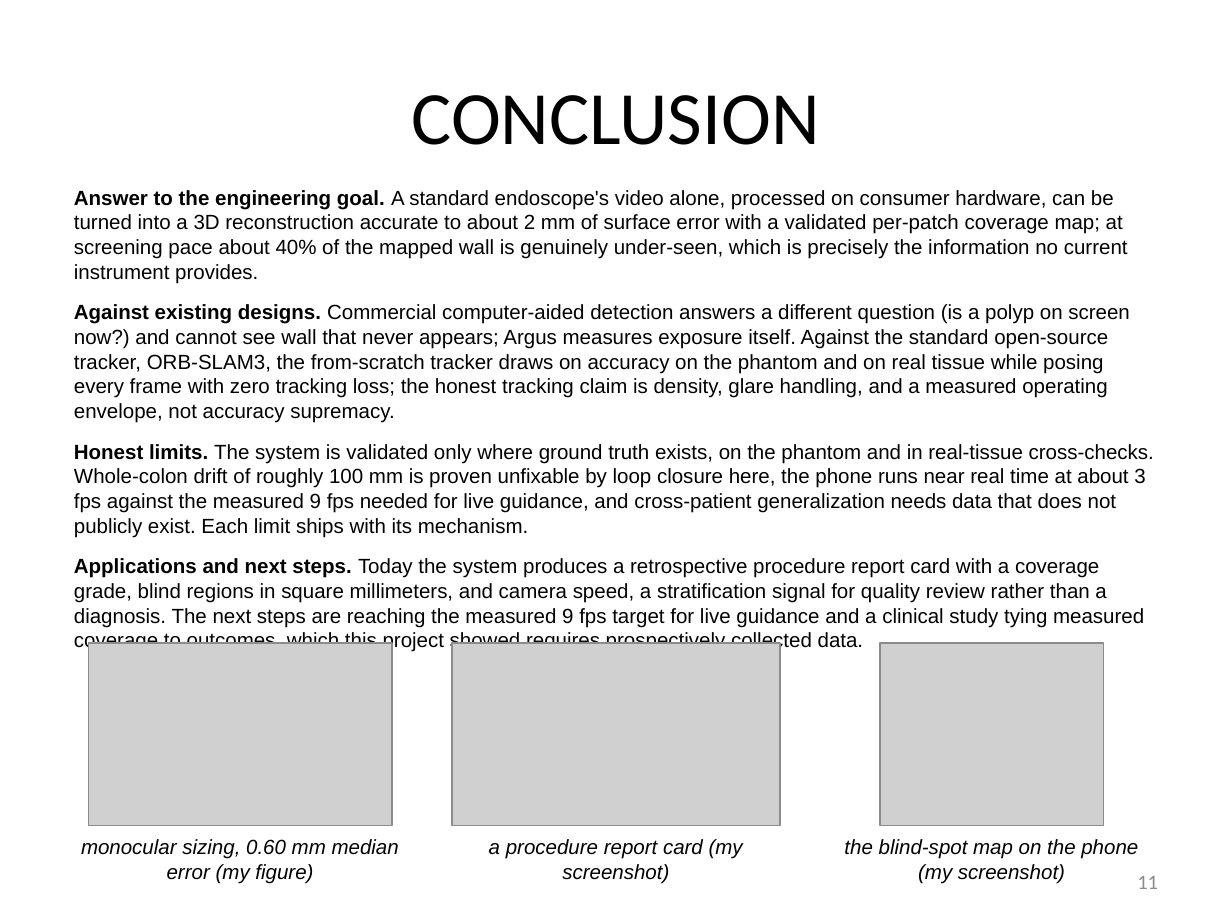
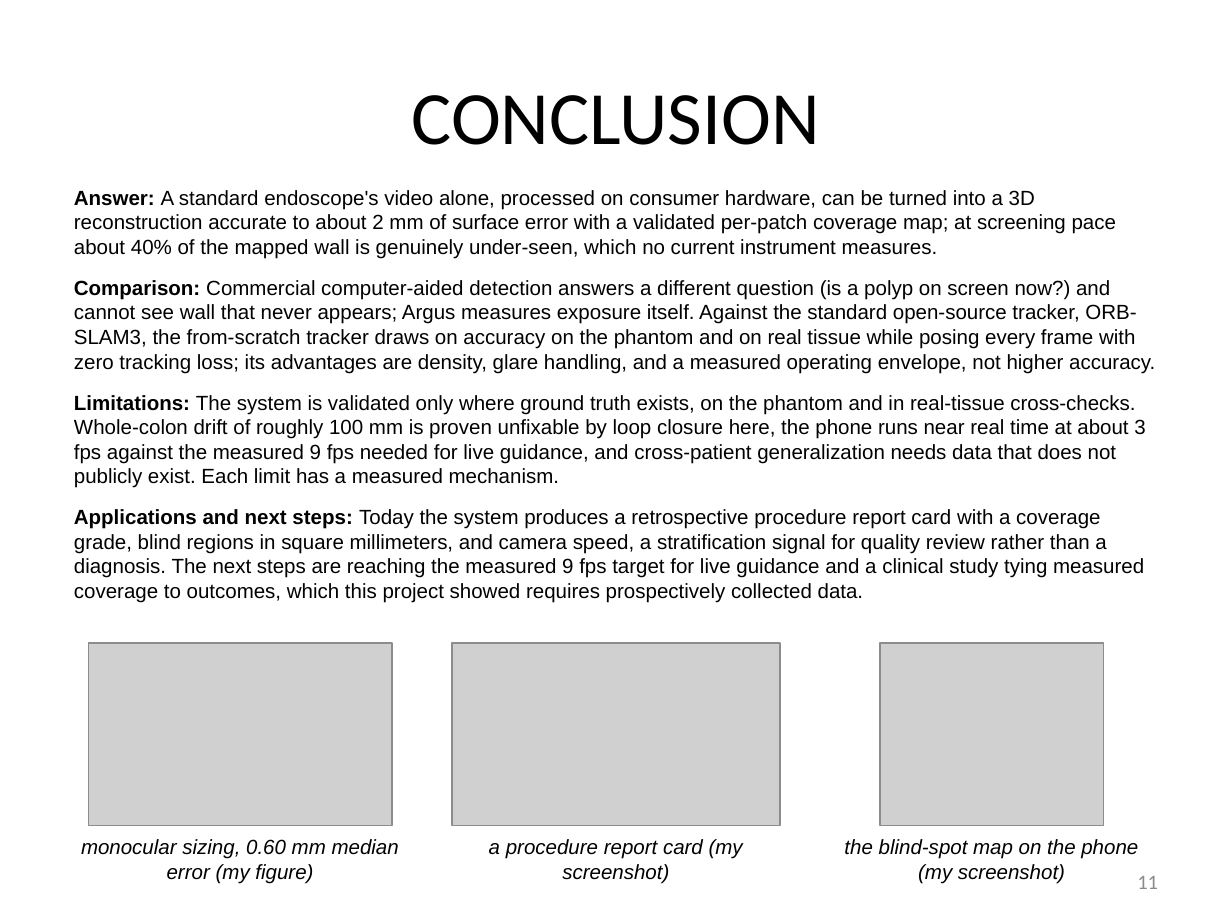
Before and after one commit to bluMoonx/EndoscopicMonocularSLAM, a slide deck: slide 11 of presentation/Argus_GSDSEF_2027_Digital_Presentation.pptx. Drawn at 1232x924 pixels with LibreOffice and Linux fonts; fonts in the diff are those of the drawing; grey boxes stand for pictures. Boxes give left, top, right and bottom in pixels: in the first picture for what was removed or moved away, otherwise in the second. Text is boxed around its words. In the diff, an @@ line names an element or a change of style, - is before the commit and + after.

Commit message:
Deck tone: plain report labels, no rhetorical phrasing
Bold lead-ins are now short labels with colons (Problem, Background,
Goal, Origin, Research question, Datasets, Hardware, Software,
Repository, Validation, Pre-registration, Iterations, Rejected
designs, Audits, Negatives, Central finding, Coverage metric, Errors,
Redesign causes, Answer, Comparison, Limitations). Flourish phrases
removed throughout the body text. Validation passes; all slides
re-rendered.

```diff
--- a/presentation/Argus_GSDSEF_2027_Digital_Presentation.pptx
+++ b/presentation/Argus_GSDSEF_2027_Digital_Presentation.pptx
@@ text at [74, 190, 1155, 603]: text changed @@
-Answer to the engineering goal. A standard endoscope's video alone, processed on consumer hardware, can be turned into a 3D reconstruction accurate to about 2 mm of surface error with a validated per-patch coverage map; at screening pace about 40% of the mapped wall is genuinely under-seen, which is precisely the information no current instrument provides.
-Against existing designs. Commercial computer-aided detection answers a different question (is a polyp on screen now?) and cannot see wall that never appears; Argus measures exposure itself. Against the standard open-source tracker, ORB-SLAM3, the from-scratch tracker draws on accuracy on the phantom and on real tissue while posing every frame with zero tracking loss; the honest tracking claim is density, glare handling, and a measured operating envelope, not accuracy supremacy.
-Honest limits. The system is validated only where ground truth exists, on the phantom and in real-tissue cross-checks. Whole-colon drift of roughly 100 mm is proven unfixable by loop closure here, the phone runs near real time at about 3 fps against the measured 9 fps needed for live guidance, and cross-patient generalization needs data that does not publicly exist. Each limit ships with its mechanism.
-Applications and next steps. Today the system produces a retrospective procedure report card with a coverage grade, blind regions in square millimeters, and camera speed, a stratification signal for quality review rather than a diagnosis. The next steps are reaching the measured 9 fps target for live guidance and a clinical study tying measured coverage to outcomes, which this project showed requires prospectively collected data.
+Answer: A standard endoscope's video alone, processed on consumer hardware, can be turned into a 3D reconstruction accurate to about 2 mm of surface error with a validated per-patch coverage map; at screening pace about 40% of the mapped wall is genuinely under-seen, which no current instrument measures.
+Comparison: Commercial computer-aided detection answers a different question (is a polyp on screen now?) and cannot see wall that never appears; Argus measures exposure itself. Against the standard open-source tracker, ORB-SLAM3, the from-scratch tracker draws on accuracy on the phantom and on real tissue while posing every frame with zero tracking loss; its advantages are density, glare handling, and a measured operating envelope, not higher accuracy.
+Limitations: The system is validated only where ground truth exists, on the phantom and in real-tissue cross-checks. Whole-colon drift of roughly 100 mm is proven unfixable by loop closure here, the phone runs near real time at about 3 fps against the measured 9 fps needed for live guidance, and cross-patient generalization needs data that does not publicly exist. Each limit has a measured mechanism.
+Applications and next steps: Today the system produces a retrospective procedure report card with a coverage grade, blind regions in square millimeters, and camera speed, a stratification signal for quality review rather than a diagnosis. The next steps are reaching the measured 9 fps target for live guidance and a clinical study tying measured coverage to outcomes, which this project showed requires prospectively collected data.
```
Also in this commit, not shown: 6 other slides changed, 1 other file.
